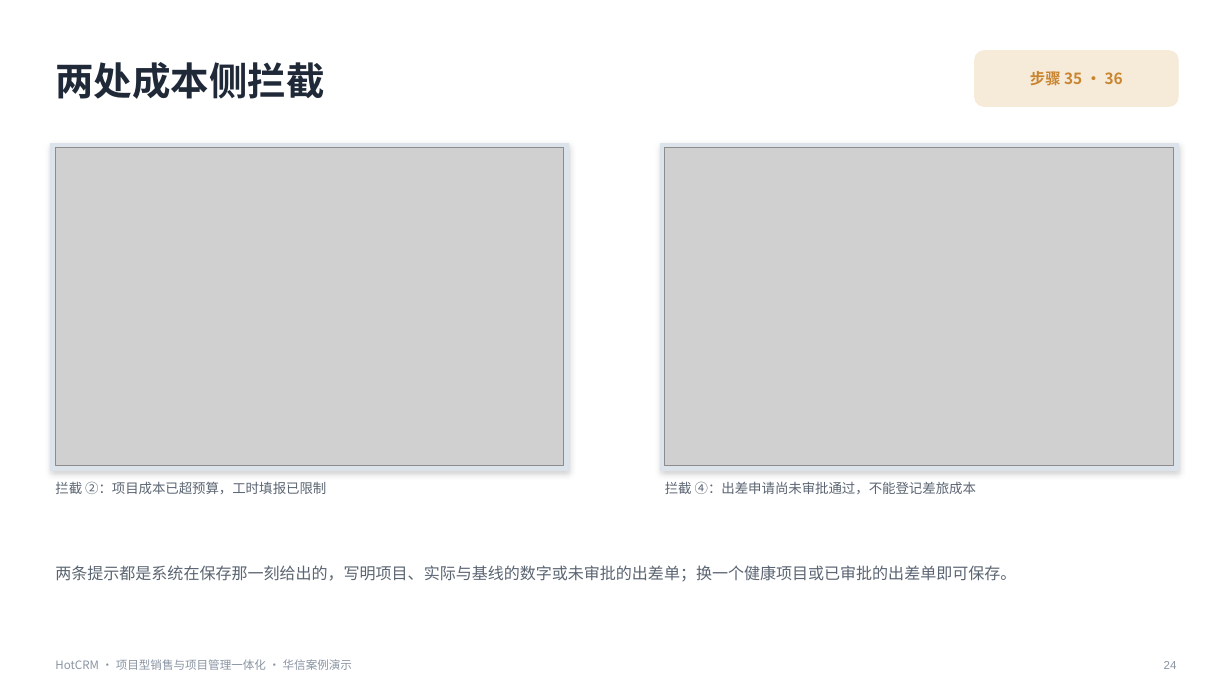
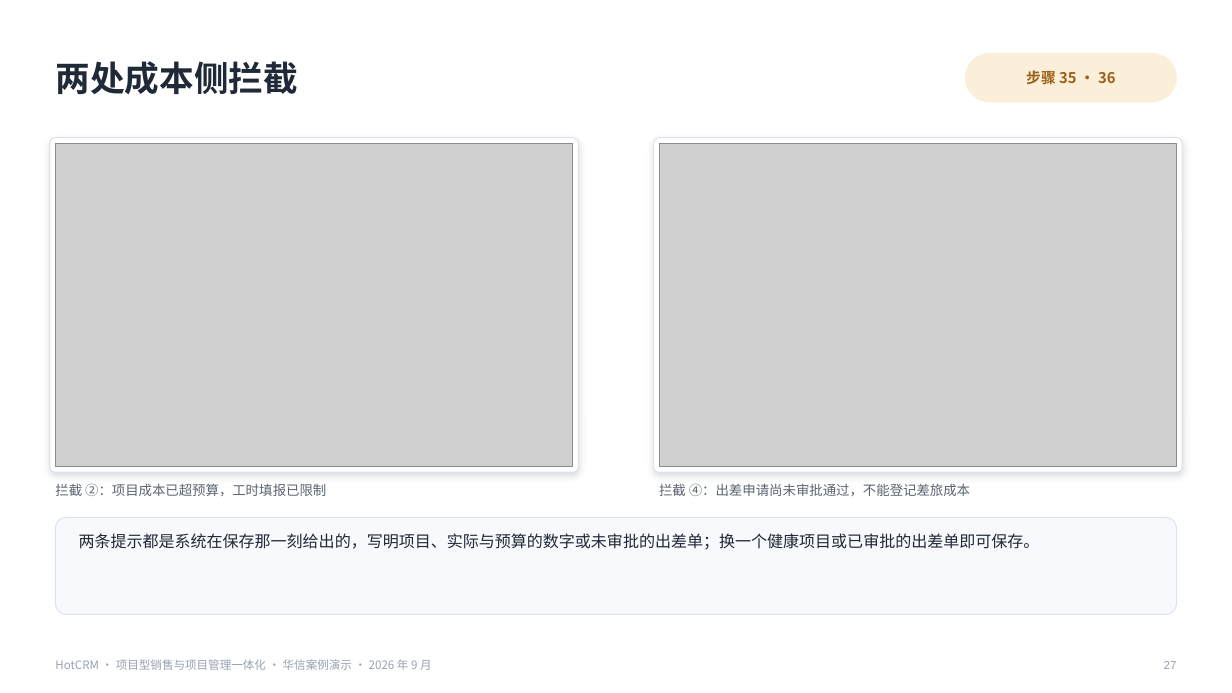
Before and after one commit to sunhaolin/hotcrm, a slide deck: slide 27 of docs/demo/psa-presales/客户汇报-华信案例.pptx (slide 24 before the commit). Drawn at 1232x693 pixels with LibreOffice and Linux fonts; fonts in the diff are those of the drawing; grey boxes stand for pictures. Boxes give left, top, right and bottom in pixels: in the first picture for what was removed or moved away, otherwise in the second. Text is boxed around its words. In the diff, an @@ line names an element or a change of style, - is before the commit and + after.

```diff
--- a/docs/demo/psa-presales/客户汇报-华信案例.pptx
+++ b/docs/demo/psa-presales/客户汇报-华信案例.pptx
@@ text "两处成本侧拦截" at box(55, 61, 298, 95): size 30 to 27 pt @@
@@ text "步骤 35 · 36" at box(1026, 70, 1115, 84): size 12 to 11.5 pt, text colour #C8842E to #9A5F16 @@
@@ rounded rectangle: place and size @@
-rounded rectangle at box(975, 51, 1178, 106)
+rounded rectangle at box(966, 54, 1177, 102)
@@ rounded rectangle at box(966, 54, 1177, 102): fill #F6EAD8 to #FBEFD9; outline #F6EAD8 1 pt to #FBEFD9 1 pt; proportions changed @@
@@ rounded rectangle added at box(50, 138, 579, 472), fill #FFFFFF, outline #DDE3EB 0.75 pt @@
@@ rectangle removed at box(51, 143, 568, 470) @@
@@ picture: place and size @@
-picture at box(55, 148, 564, 466)
+picture at box(55, 143, 573, 467)
@@ rounded rectangle added at box(653, 138, 1182, 472), fill #FFFFFF, outline #DDE3EB 0.75 pt @@
@@ picture: place and size @@
-picture at box(665, 148, 1174, 466)
+picture at box(659, 143, 1177, 467)
@@ rectangle removed at box(661, 143, 1178, 470) @@
@@ text "拦截 ④：出差申请尚未审批通过，不能登记差旅成本": place and size @@
-text "拦截 ④：出差申请尚未审批通过，不能登记差旅成本" at box(665, 481, 976, 494)
+text "拦截 ④：出差申请尚未审批通过，不能登记差旅成本" at box(659, 483, 970, 496)
@@ rounded rectangle added at box(55, 518, 1177, 615), fill #F7F9FC, outline #DDE3EB 0.75 pt @@
@@ text at box(79, 533, 1040, 550): text changed; text colour #5B6572 to #1F2937 @@
-两条提示都是系统在保存那一刻给出的，写明项目、实际与基线的数字或未审批的出差单；换一个健康项目或已审批的出差单即可保存。
+两条提示都是系统在保存那一刻给出的，写明项目、实际与预算的数字或未审批的出差单；换一个健康项目或已审批的出差单即可保存。
@@ text "两条提示都是系统在保存那一刻给出的，写明项目、实际与预算的数字或未审批的出差单；换一个健康项目或已审批的出差单即可保存。" at box(79, 533, 1040, 550): vertical alignment middle to top @@
@@ text at box(55, 659, 432, 670): text changed; text colour #8A94A3 to #98A2B3 @@
-HotCRM · 项目型销售与项目管理一体化 · 华信案例演示
+HotCRM · 项目型销售与项目管理一体化 · 华信案例演示 · 2026 年 9 月
@@ text at box(1164, 661, 1177, 669): text changed; text colour #8A94A3 to #98A2B3 @@
-24
+27
```
Also in this commit, not shown: 31 other slides changed, 3 slides added, 49 other files.
